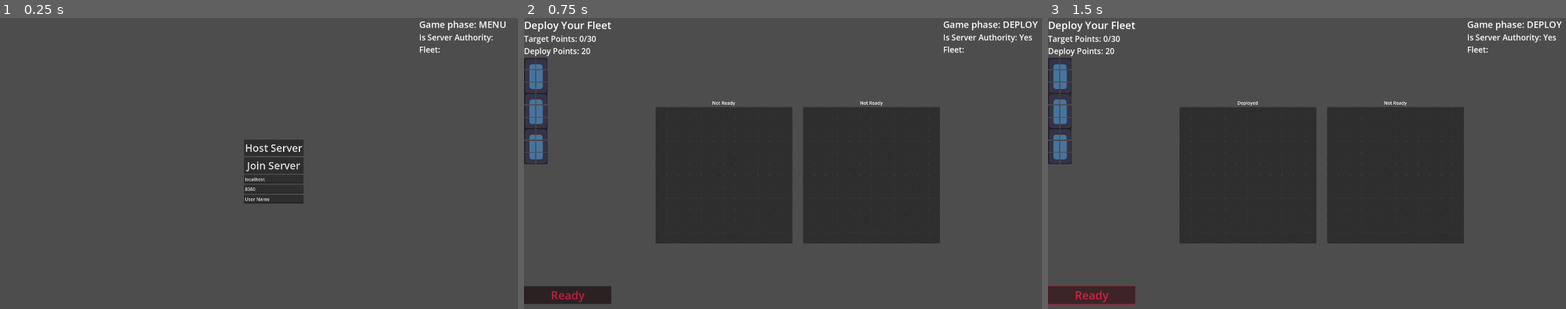
Above: before the commit, frames 1-3 (left to right).
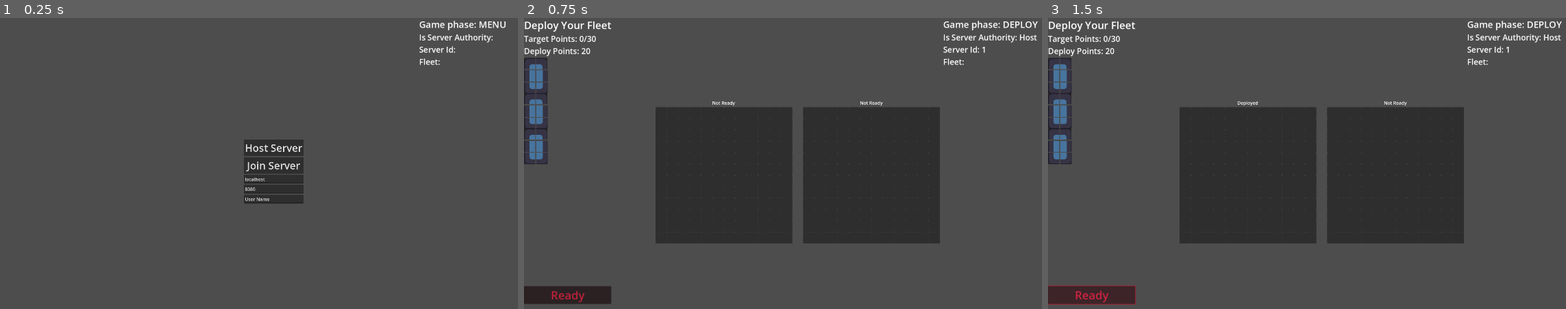
Above: after the commit, the same moments.

Repository: super-Colin/warboats
Game: Godot game, scene res://game.tscn
The game is run twice, just before and just after one commit, with the same random seed, the same clock (stepped at 60 frames per second) and the same inputs. The engine's default icon, where the game draws it, is replaced by a stand-in: a white triangle on a blue panel in a dark square.
Inputs:
- Up to frame 1 (0.25 s): no input
- Up to frame 2 (0.75 s): click "Host Server" at 0.5 s
- Up to frame 3 (1.5 s): click "Ready" at 1.25 s

The runs differ from the first frame. In frame 1, 0.1% of the frame differs, in the area x 80-88%, y 9-17%; in frame 2, 0.2%, in the area x 80-100%, y 5-17%; in frame 3, 0.2%.

Commit message:
client can recieve and display shot results

Diff:
--- a/UI/debug_panel.gd
+++ b/UI/debug_panel.gd
@@ -7,9 +7,8 @@
 	updatePhaseLabel()
 	Globals.s_battlePhaseChanged.connect(updatePhaseLabel)
 	Globals.s_boardChanged.connect(updateFleet)
-
-	Globals.s_battlePhaseChanged.connect(updateServerAuthLabel)
-	Globals.s_boardChanged.connect(updateServerAuthLabel)
+	Network.s_networkStatusChanged.connect(updateServerAuthLabel)
+	Network.s_networkStatusChanged.connect(updateServerIdLabel)
 
 func updateFleet():
 	%Fleet.text = str(Globals.friendlyGrid.shipsContained)
@@ -18,7 +17,6 @@
 	%GamePhase.text = "Game phase: "+str(Globals.BattlePhases.keys()[Globals.currentBattlePhase])
 
 func updateServerAuthLabel():
-	var isAuth = "Yes"
-	if not Network.isAuthority():
-		isAuth = "No"
-	%ServerAuthority.text = "Is Server Authority: " + isAuth
+	%ServerAuthority.text = "Is Server Authority: " + Network.isAuthorityAsString()
+func updateServerIdLabel():
+	%ServerId.text = "Server Id: " + str(Network.id())
--- a/UI/debug_panel.tscn
+++ b/UI/debug_panel.tscn
@@ -30,6 +30,14 @@
 text = "Is Server Authority:"
 autowrap_mode = 2
 
+[node name="ServerId" type="Label" parent="VBoxContainer"]
+unique_name_in_owner = true
+custom_minimum_size = Vector2(400, 0)
+layout_mode = 2
+theme_override_font_sizes/font_size = 28
+text = "Server Id:"
+autowrap_mode = 2
+
 [node name="Fleet" type="Label" parent="VBoxContainer"]
 unique_name_in_owner = true
 custom_minimum_size = Vector2(400, 0)
--- a/board.gd
+++ b/board.gd
@@ -41,7 +41,7 @@
 	unconfirmedShots += 1
 
 
-
+@rpc("authority", "call_local", "reliable")
 func _confirmShotMarkers():
 	confirmedShotCoords = $Grids/Enemy/Grid.getUnconfirmedShotPlacements(true)
 	print("board - confirming shots: ", confirmedShotCoords)
@@ -49,21 +49,54 @@
 
 
 var shotsToPlayOut = {}
+
 @rpc("any_peer", "call_local", "reliable")
-func registerConfirmedShots(pId, shots:Array[Vector2]):
-	if Network.isAuthority():
-		print("board - shots from player: ", pId, ", adding shots to play out: ", shots)
-		shotsToPlayOut[pId] = shots
-		if shotsToPlayOut.size() == 2:
-			print("board - both players have confirmed shots")
-			playOutConfirmedShots.rpc()
+func registerConfirmedShots(pId, shots):
+	print("board - shots from player: ", pId, ", adding shots to play out: ", shots)
+	shotsToPlayOut[pId] = shots
+	#print("board -  shots to play out: ", shotsToPlayOut)
+	if Network.isAuthority() and shotsToPlayOut.size() == 2:
+			print("board - [host] both players have confirmed shots")
+			#playOutConfirmedShots.rpc()
+			handleConfirmedShots_host()
 
 
 
-@rpc("authority", "call_local", "reliable")
-func playOutConfirmedShots():
-	print("board - playing out confirmed shots")
 
+
+#@rpc("authority", "call_local", "reliable")
+#func playOutConfirmedShots():
+	#print("board - playing out confirmed shots")
+	#if Network.isAuthority():
+		#handleConfirmedShots_host()
+	#else:
+		#print("board - [client] shotsToPlayOut: ", shotsToPlayOut)
+		#for s in shotsToPlayOut[1]: # 1 is always server authority
+			#$Grids/Friendly/Grid.placeShotMarker(s, true)
+			##$Grids/Enemy/Grid.addShotFromHost()
+
+var shotResultsForClient = [] # {"hit":false, "coords":Vector2.ZERO}, ...
+func handleConfirmedShots_host():
+	#print("board - shotResultsForClient: ", shotResults)
+	for clientShot in shotsToPlayOut[Network.otherPlayerId]:
+		# create results of shots against host side, to pass to client
+		shotResultsForClient.append($Grids/Friendly/Grid.placeShotMarker(clientShot, true))
+	for hostShot in shotsToPlayOut[Network.id()]:
+		$Grids/Enemy/Grid.confirmShot_bool(hostShot)
+	handleConfirmedShots_client.rpc(shotResultsForClient)
+
+#@rpc("any_peer", "call_remote", "reliable")
+@rpc("authority", "call_remote", "reliable")
+func handleConfirmedShots_client(shotResults):
+	print("board - ", Network.id(),": shotResults: ", shotResults)
+	for s in shotsToPlayOut[1]: # 1 is always server authority
+		$Grids/Friendly/Grid.placeShotMarker(s, true)
+	for s in shotResults: # 1 is always server authority
+		$Grids/Enemy/Grid.forceAddShotFromHost(s.coords, s.hit)
+
+#func addShotsFromHost(shots):
+	#addShotFromHost()
+	#pass
 
 
 var shipPositions = {}
@@ -88,7 +121,7 @@
 		print("board - both players ready")
 		#shipPositions[Network.otherPlayerId]
 		addShipsToEnemyBoard(shipPositions[Network.otherPlayerId])
-		_beginBattlePhase()
+		_beginBattlePhase.rpc()
 
 
 
--- a/board_grid.gd
+++ b/board_grid.gd
@@ -12,7 +12,8 @@
 var cell_scene = preload("res://grid_cell.tscn")
 
 var shipScenes = {
-	"1":preload("res://ship.tscn")
+	"1":preload("res://ship.tscn"),
+	"2":preload("res://ship2.tscn")
 }
 
 signal s_removeShipFromBoard(shipId)
@@ -20,7 +21,8 @@
 signal s_boardChanged
 
 signal s_resetUncomfirmedMarkers
-
+signal s_try_placeShotMarker(coords)
+signal s_confirmShotMarkers
 
 
 var currentlyHighlightedCells = []
@@ -140,32 +142,9 @@
 		total += s.deployCost
 	return total
 
-#
-#
-#func addToUnconfirmedShots():
-	#unconfirmedShots += 1
-#
-#func calcTotalShots():
-	#return 5
-#
-#func calcTotalMarkers():
-	#return unconfirmedShots
-#
-#func calcRemainingShots():
-	#return calcTotalShots() - unconfirmedShots
-
-
-
-
-#func doesShapeFit(shape:Vector2, startingCoord:Vector2=Vector2.ZERO):
-	#for x in shape.x:
-		#if not cellsRefs.size() > x:
-			#print("ran out of space on the x axis")
-			#return false
-		#for y in shape.y:
-			#if not cellsRefs[x].size() > y:
-				#print("ran out of space on the y axis")
-				#return false
+
+
+
 
 
 # could add red highlight for incompatible cells, but thats a lot
@@ -208,7 +187,7 @@
 	$'.'.custom_minimum_size = gridSize * cellSize
 	#print("grid - cellRefs: ", cellsRefs)
 
-signal s_try_placeShotMarker(coords)
+
 
 func _try_placeShotMarker(coords):
 	if not Globals.currentBattlePhase == Globals.BattlePhases.BATTLE:
@@ -221,8 +200,28 @@
 		#print("grid - shots left: ", calcRemainingShots(), ", unconfirmed shots: ", unconfirmedShots)
 	#else:
 		#print("grid - no shots left")
-func placeShotMarker(coords):
+
+func placeShotMarker(coords, confirmShot=false):
 	cellsRefs[coords.x][coords.y].makeUncomfirmedMarker()
+	if confirmShot:
+		#var wasHit = cellsRefs[coords.x][coords.y].confirmShot_dict()
+		return confirmShot_dict(coords)
+
+func confirmShot_bool(coords):
+	if cellsRefs[coords.x][coords.y]._confirmShotMarker().hit:
+		return true
+	return false
+
+func confirmShot_dict(coords):
+	return cellsRefs[coords.x][coords.y]._confirmShotMarker()
+
+
+
+func forceAddShotFromHost(shotCoord, hit=false):
+	if hit:
+		cellsRefs[shotCoord.x][shotCoord.y].forceConfirmedHit()
+	else:
+		cellsRefs[shotCoord.x][shotCoord.y].forceConfirmedMiss()
 
 
 
@@ -241,5 +240,4 @@
 	cellsRefs[coords.x][coords.y].disableHighlight()
 
 func _resetShotMarkers():
-	#unconfirmedShots = 0
 	s_resetUncomfirmedMarkers.emit()
--- a/grid_cell.gd
+++ b/grid_cell.gd
@@ -20,7 +20,7 @@
 	if parent.has_signal("s_clearBoardHighlights"):
 		parent.s_clearBoardHighlights.connect(disableHighlight)
 		parent.s_removeShipFromBoard.connect(removeShipSprite)
-		#parent.s_confirmShotMarkers.connect(_confirmShotMarker)
+		parent.s_confirmShotMarkers.connect(_confirmShotMarker)
 		parent.s_resetUncomfirmedMarkers.connect(_resetShotMarkers)
 	#Globals.s_deployReady.connect(lockIntoPlace)
 	#Globals.s_resetShotMarkers.connect(_resetShotMarkers)
@@ -95,19 +95,27 @@
 
 func _confirmShotMarker():
 	if isMarkedForShot:
+		isMarkedForShot = false
+		confirmed = true
 		if isShip:
 			makeHitMarker()
+			return {"hit":true,"coords":coords}
 		else:
 			makeMissMarker()
-		isMarkedForShot = false
-		confirmed = true
+			return {"hit":false,"coords":coords}
 
 
 
 
-
-
-
+# for when commanded by server host
+func forceConfirmedHit():
+	makeHitMarker()
+	isMarkedForShot = false
+	confirmed = true
+func forceConfirmedMiss():
+	makeMissMarker()
+	isMarkedForShot = false
+	confirmed = true
 
 
 # Hover state
--- a/network_manager.gd
+++ b/network_manager.gd
@@ -5,6 +5,7 @@
 
 signal s_connectingAsClient
 signal s_connectedAsClient
+signal s_networkStatusChanged
 
 func setMaxClients(newVal:int):
 	maxClients = newVal
@@ -18,6 +19,7 @@
 	# connect signals
 	multiplayer.peer_connected.connect(_peer_connected)
 	multiplayer.peer_disconnected.connect(_peer_disconnected)
+	s_networkStatusChanged.emit()
 
 func startClient(ip, port:int):
 	var peer = ENetMultiplayerPeer.new()
@@ -29,29 +31,40 @@
 	multiplayer.connected_to_server.connect(_connected_to_server)
 	multiplayer.server_disconnected.connect(_server_disconnected)
 	s_connectingAsClient.emit()
+	s_networkStatusChanged.emit()
 
 
 func isAuthority():
 	return get_multiplayer_authority() == multiplayer.get_unique_id()
+
+func isAuthorityAsString():
+	if isAuthority():
+		return "Host"
+	return "Client"
 
 func id():
 	return multiplayer.get_unique_id()
 
 # Host
 func _peer_connected(id:int):
+	s_networkStatusChanged.emit()
 	print("network [host] - Player %s connected" % id)
 	otherPlayerId = id
 
 func _peer_disconnected(id:int):
+	s_networkStatusChanged.emit()
 	print("network [host] - Player %s disconnected" % id)
 
 # Client
 func _connected_to_server():
+	s_networkStatusChanged.emit()
 	print("network [client] - connected to server")
 	s_connectedAsClient.emit()
 
 func _connection_failed():
+	s_networkStatusChanged.emit()
 	print("network [client] - connection failed")
 
 func _server_disconnected():
+	s_networkStatusChanged.emit()
 	print("network [client] - server disconnected")
--- a/ship.gd
+++ b/ship.gd
@@ -10,7 +10,7 @@
 @onready var shipId:int = $'.'.get_instance_id()
 
 var textures
-var placedAt:Vector2
+var placedAt:Vector2 = Vector2.ZERO
 var dragging = false
 var dead = false
 
@@ -23,7 +23,8 @@
 		"shipType": shipType,
 	}
 
-
+func tileCoordsInShip():
+	print("ship - getting related coords")
 
 func _get_drag_data(at_position: Vector2) -> Variant:
 	set_drag_preview($'.'.duplicate())
--- a/ship.tscn
+++ b/ship.tscn
@@ -18,7 +18,9 @@
 offset_bottom = 120.0
 script = ExtResource("1_u0ts2")
 shipShape = Vector2(2, 3)
-deployCost = 5
+targetPoints = 13
+deployCost = 7
+shotsAvailable = 3
 
 [node name="x0y0" parent="." instance=ExtResource("3_7aa8i")]
 layout_mode = 0
--- a/ship2.tscn
+++ b/ship2.tscn
@@ -1,22 +1,20 @@
-[gd_scene load_steps=9 format=3 uid="uid://itme5k35by6a"]
+[gd_scene load_steps=6 format=3 uid="uid://itme5k35by6a"]
 
 [ext_resource type="Script" path="res://ship.gd" id="1_io287"]
 [ext_resource type="PackedScene" uid="uid://dcei64kwnh4vv" path="res://grid_cell.tscn" id="2_cr2a1"]
 [ext_resource type="Texture2D" uid="uid://dpfx0008rvwdq" path="res://ships/ship1/x0y0.tres" id="3_yh7ec"]
 [ext_resource type="Texture2D" uid="uid://chnqdpbix8uvb" path="res://ships/ship1/x0y1.tres" id="4_2uyuu"]
 [ext_resource type="Texture2D" uid="uid://btgq84vow1dfw" path="res://ships/ship1/x0y2.tres" id="5_0pepo"]
-[ext_resource type="Texture2D" uid="uid://b2p0lj16mmeqx" path="res://ships/ship1/x1y0.tres" id="6_sp3mx"]
-[ext_resource type="Texture2D" uid="uid://ciu1dciqtp4s5" path="res://ships/ship1/x1y1.tres" id="7_7m17f"]
-[ext_resource type="Texture2D" uid="uid://coxai1jho10wt" path="res://ships/ship1/x1y2.tres" id="8_52djq"]
 
 [node name="Ship" type="Control"]
 modulate = Color(1, 0.831399, 0.824182, 1)
-custom_minimum_size = Vector2(80, 120)
+custom_minimum_size = Vector2(40, 120)
 layout_mode = 3
 anchors_preset = 0
-offset_right = 80.0
+offset_right = 40.0
 offset_bottom = 120.0
 script = ExtResource("1_io287")
+shipType = 2
 targetPoints = 5
 
 [node name="x0y0" parent="." instance=ExtResource("2_cr2a1")]
@@ -44,32 +42,3 @@
 mouse_filter = 2
 texture = ExtResource("5_0pepo")
 droppable = false
-
-[node name="x1y0" parent="." instance=ExtResource("2_cr2a1")]
-layout_mode = 0
-offset_left = 42.0
-offset_right = 82.0
-offset_bottom = 40.0
-mouse_filter = 2
-texture = ExtResource("6_sp3mx")
-droppable = false
-
-[node name="x1y1" parent="." instance=ExtResource("2_cr2a1")]
-layout_mode = 0
-offset_left = 43.0
-offset_top = 44.0
-offset_right = 83.0
-offset_bottom = 84.0
-mouse_filter = 2
-texture = ExtResource("7_7m17f")
-droppable = false
-
-[node name="x1y2" parent="." instance=ExtResource("2_cr2a1")]
-layout_mode = 0
-offset_left = 43.0
-offset_top = 87.0
-offset_right = 83.0
-offset_bottom = 127.0
-mouse_filter = 2
-texture = ExtResource("8_52djq")
-droppable = false
